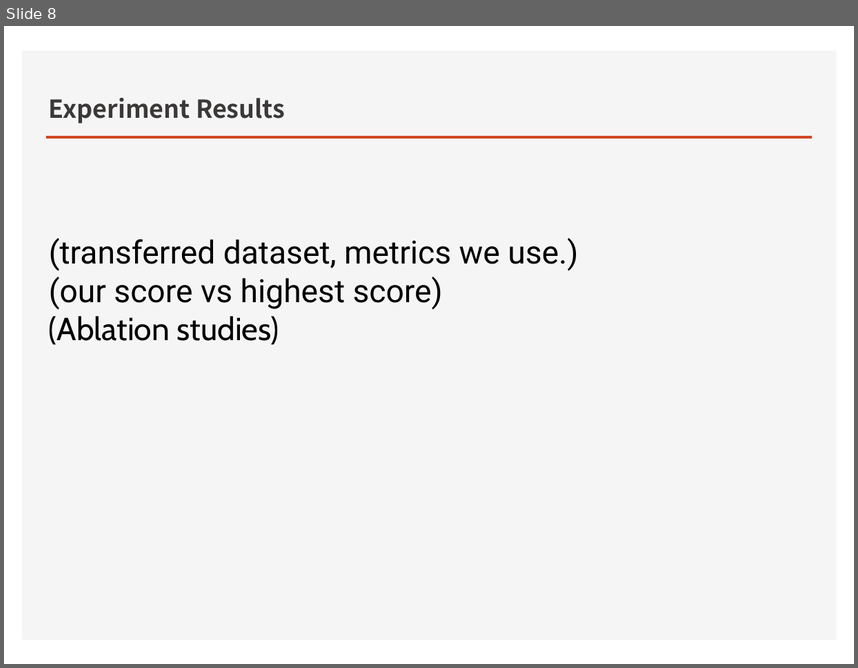
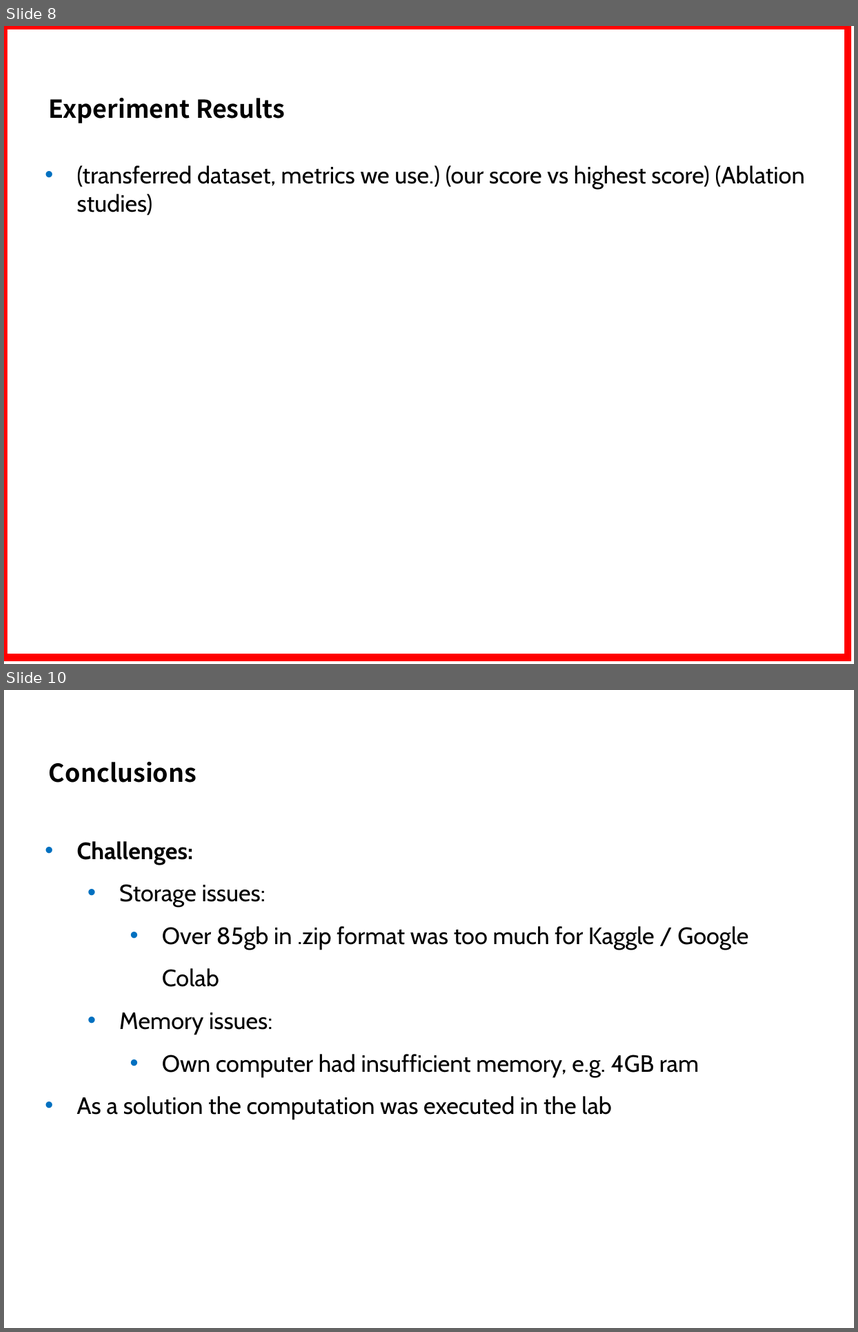
Before and after one commit to kimbold/VRDL_2019, a slide deck: Final project/Final_presentation.pptx. Shown one above the other, each under a label of ours: slide 8 before the commit, slides 8 and 10 after it; the slides between them are not shown. The pictures are 858x668 and 858x1332 pixels, drawn with LibreOffice and Linux fonts; fonts in the diff are those of the drawing; background and template pictures are left out. Boxes give left, top, right and bottom in pixels: in the first picture for what was removed or moved away, otherwise in the second. Text is boxed around its words. In the diff, an @@ line names an element or a change of style, - is before the commit and + after.

```diff
--- a/Final project/Final_presentation.pptx
+++ b/Final project/Final_presentation.pptx
@@ slide 10 added at box(4, 690, 854, 1328), background #FFFFFF @@
@@ title added at box(49, 762, 197, 782), 21 pt, text #000000, bold @@
+Conclusions
@@ text added at box(77, 841, 749, 1120), 20 pt, text #000000 @@
+• Challenges:
+  • Storage issues:
+    • Over 85gb in .zip format was too much for Kaggle / Google Colab
+  • Memory issues:
+    • Own computer had insufficient memory, e.g. 4GB ram
+• As a solution the computation was executed in the lab
@@ slide 8 changed as well @@
@@ rectangle added at box(4, 26, 848, 657), outline #FF0000 6 pt @@
@@ rectangle removed at box(22, 51, 836, 640) @@
@@ title "Experiment Results" at box(49, 98, 285, 123): text colour #3B3838 to #000000 @@
@@ line removed from (47, 137) to (811, 137) @@
@@ text at box(77, 165, 805, 215): text changed; size 27 to 20 pt; font Roboto to Cabin @@
-(transferred dataset, metrics we use.)
-(our score vs highest score)
-(Ablation studies)
+• (transferred dataset, metrics we use.) (our score vs highest score) (Ablation studies)
```
Also in this commit, not shown: 4 other slides changed, 7 other slides added, 10 slides removed, 1 other file.
